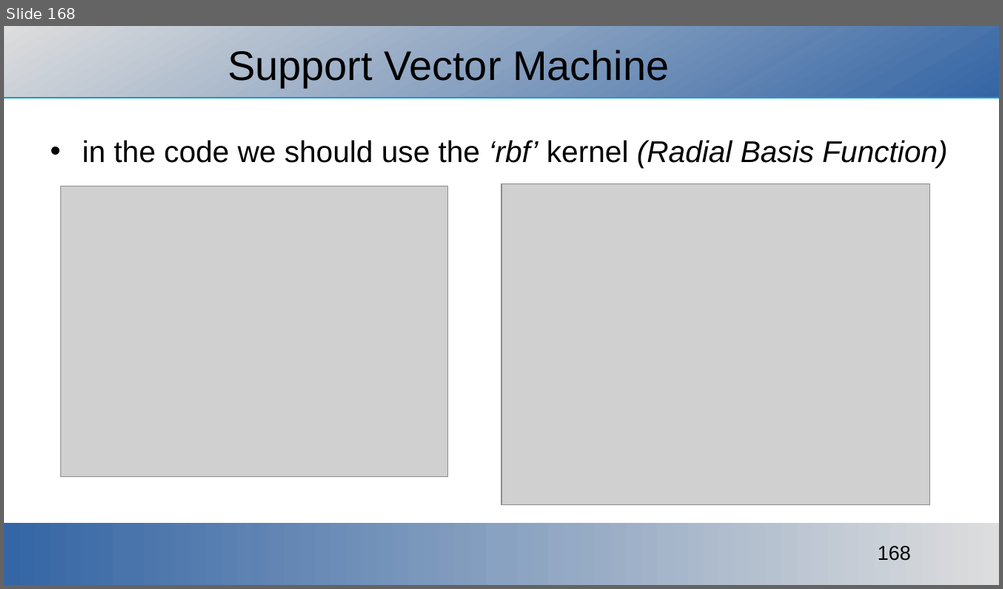
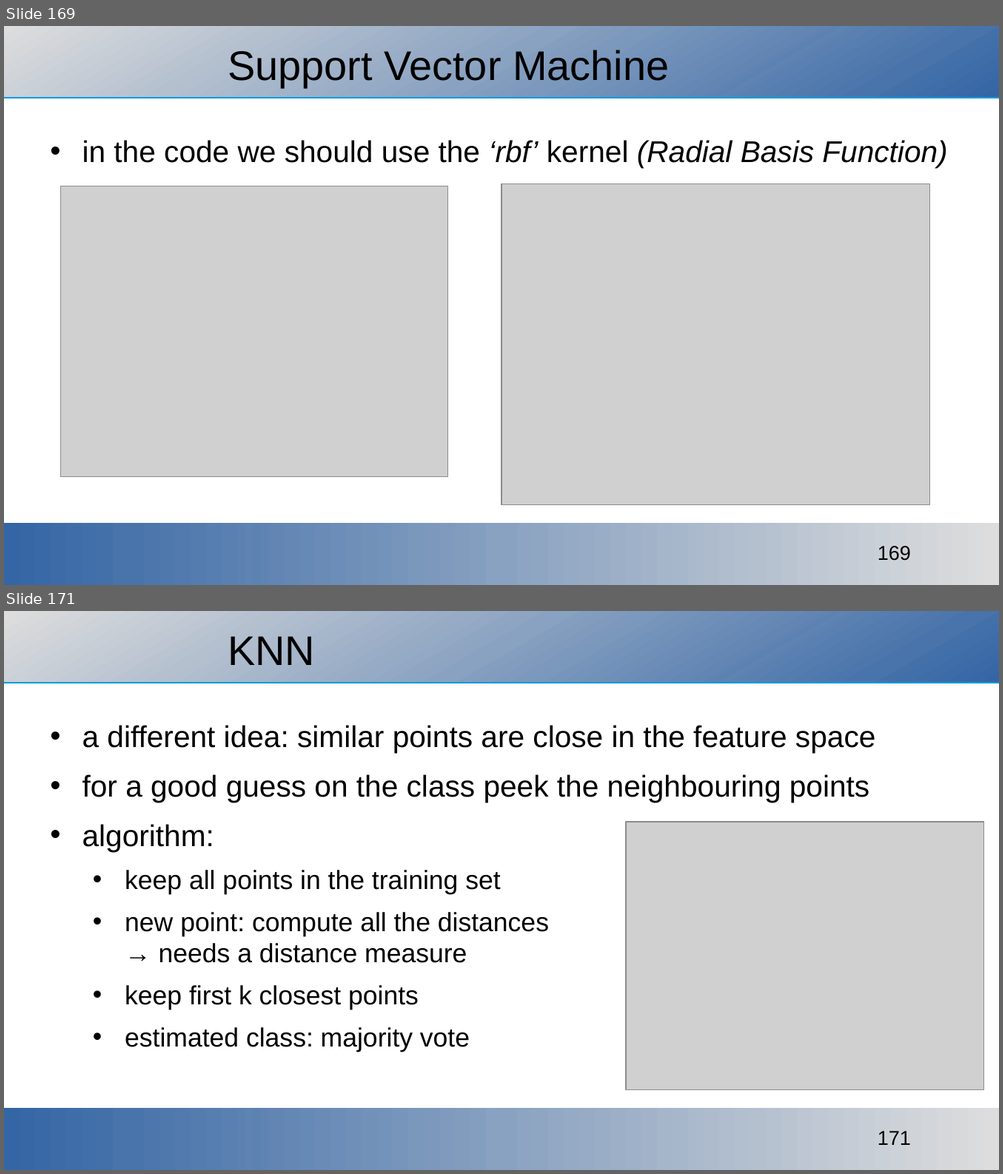
Before and after one commit to ajakovac/ML-in-Practice-I, a slide deck: ML in practice.odp. Shown one above the other, each under a label of ours: slide 168 before the commit, slides 169 and 171 after it; the slides between them are not shown. The pictures are 1003x589 and 1003x1174 pixels, drawn with LibreOffice and Linux fonts; fonts in the diff are those of the drawing; grey boxes stand for pictures; background and template pictures are left out. Boxes give left, top, right and bottom in pixels: in the first picture for what was removed or moved away, otherwise in the second. Text is boxed around its words. In the diff, an @@ line names an element or a change of style, - is before the commit and + after.

```diff
--- a/ML in practice.odp
+++ b/ML in practice.odp
@@ slide 171 added at (4,611,999,1170), background #FFFFFF; not listed: 3 template elements that a slide beside it also shows @@
@@ title added at (227,636,315,665), 33 pt, text #000000 @@
+KNN
@@ text added at (82,725,875,1053), 21 pt, text #000000 @@
+• a different idea: similar points are close in the feature space
+• for a good guess on the class peek the neighbouring points
+• algorithm:
+  • keep all points in the training set
+  • new point: compute all the distances
+    → needs a distance measure
+  • keep first k closest points
+  • estimated class: majority vote
@@ picture added at (626,822,983,1091) @@
@@ what was slide 168 is now slide 169 @@
@@ page number at (877,546,910,561): text changed @@
-168
+169
```
Also in this commit, not shown: 1 slide changed, 4 other slides added, 4 other files.
